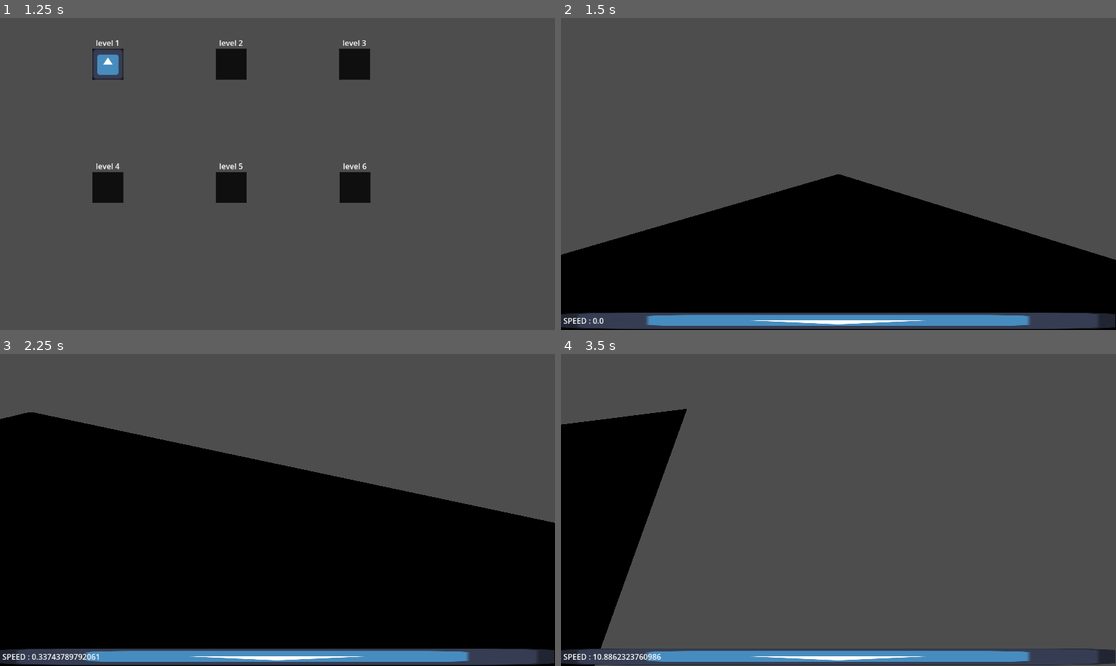
Above: before the commit, frames 1-4 (two rows, left to right).
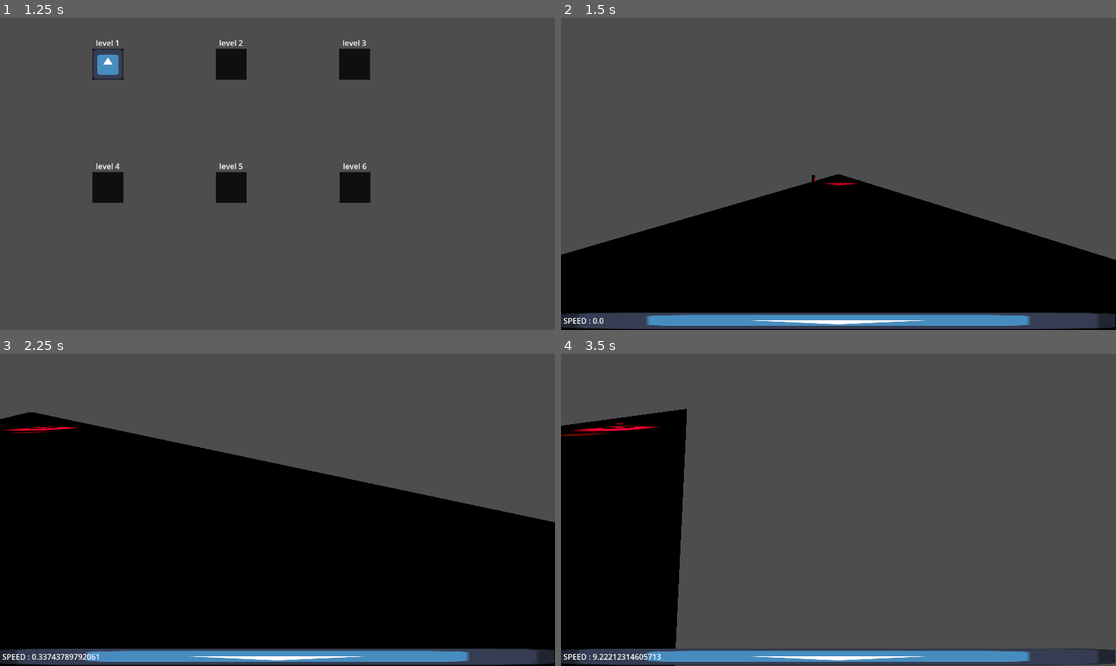
Above: after the commit, the same moments.

Repository: Lilianbazantay/Speed4Need
Game: Godot game, scene res://scenes/MainMenu/MainMenu.tscn
Same seed, same stepped clock (60 frames per second), same inputs: the game is played once before the commit and once after it. The engine's default icon, where the game draws it, is replaced by a stand-in: a white triangle on a blue panel in a dark square.
Inputs (mouse positions are in pixels of both pictures, inside the frame that each line leads up to):
- Up to frame 1 (1.25 s): click "PLAY" at 0.5 s
- Up to frame 2 (1.5 s): click (666, 64) at 1.27 s
- Up to frame 3 (2.25 s): tap Enter (ui_accept) at 2 s; move the mouse to (305, 510) at 2.02 s; hold W (move_forward) from 2.03 s (still down); tap Ctrl (crouch) at 2.1 s
- Up to frame 4 (3.5 s): keep holding W (move_forward); tap Space (jump) at 2.27, 3.02 s; move the mouse to (810, 510) at 2.77 s; tap Ctrl (crouch) at 2.85 s

Frame 1 is identical in both runs. In frame 2, less than 0.1% of the frame differs, in the area x 45-54%, y 50-54%; in frame 3, 0.2%; in frame 4, 5.6%, in the area x 0-23%, y 17-100%.

Commit message:
Feat: Add explosive

Diff:
--- a/scenes/Level/FlatMap/Map.tscn
+++ b/scenes/Level/FlatMap/Map.tscn
@@ -1,6 +1,8 @@
 [gd_scene format=3 uid="uid://btran1o8c36bv"]
 
 [ext_resource type="PackedScene" uid="uid://4xw4wuwq8afp" path="res://scenes/Player/Player.tscn" id="1_0cvc5"]
+[ext_resource type="PackedScene" uid="uid://ca4iu4vmd4rr1" path="res://scenes/Trap/ExplosiveTrap/Landmine.tscn" id="2_kqde4"]
+[ext_resource type="PackedScene" uid="uid://6j80vaf2ei38" path="res://scenes/Trap/ExplosiveTrap/Claymore.tscn" id="3_7ml2n"]
 
 [sub_resource type="BoxMesh" id="BoxMesh_bosas"]
 size = Vector3(10, 1, 1000)
@@ -26,3 +28,9 @@
 
 [node name="Player" parent="." unique_id=858882668 instance=ExtResource("1_0cvc5")]
 transform = Transform3D(1, 0, 0, 0, 1, 0, 0, 0, 1, 0.15653801, -3.8146973e-06, 498.08313)
+
+[node name="Landmine" parent="." unique_id=1545580023 instance=ExtResource("2_kqde4")]
+transform = Transform3D(0.99997854, -0.00044291085, 0.0065406435, 0.0004997778, 0.9999621, -0.008695048, -0.006536544, 0.008698131, 0.9999408, 0.57796955, 0.5435502, 466.56647)
+
+[node name="Claymore" parent="." unique_id=500929977 instance=ExtResource("3_7ml2n")]
+transform = Transform3D(1, 0, 0, 0, 1, 0, 0, 0, 1, -3.119422, 0.75492954, 471.33057)
--- a/scenes/Player/Player.gd
+++ b/scenes/Player/Player.gd
@@ -14,7 +14,6 @@
 var wall_jump_count = 2
 
 var is_crouching = false
-var crouch_boost = 2.0
 var friction_crouch_boost = 2.5
 
 var is_walking = false
@@ -122,8 +121,7 @@
 		friction += friction_crouch_boost
 		scale.y *= 0.5
 		$Head/Camera3D.scale *= 2
-		velocity.x += direction.x * crouch_boost
-		velocity.z += direction.z * crouch_boost
+
 	if Input.is_action_just_released("crouch"):
 		is_crouching = false
 		friction -= friction_crouch_boost
--- a/scenes/Player/Player.tscn
+++ b/scenes/Player/Player.tscn
@@ -14,6 +14,9 @@
 "
 
 [sub_resource type="QuadMesh" id="QuadMesh_tok1r"]
+
+[sub_resource type="CapsuleShape3D" id="CapsuleShape3D_bvqhm"]
+radius = 0.5966797
 
 [node name="Player" type="CharacterBody3D" unique_id=858882668]
 script = ExtResource("1_xhfnw")
@@ -98,4 +101,10 @@
 theme_override_font_sizes/normal_font_size = 35
 text = "PAUSE MENU"
 
+[node name="Area3D" type="Area3D" parent="." unique_id=340971583]
+
+[node name="CollisionShape3D" type="CollisionShape3D" parent="Area3D" unique_id=630651908]
+transform = Transform3D(1, 0, 0, 0, 1, 0, 0, 0, 1, 0, 1, 0)
+shape = SubResource("CapsuleShape3D_bvqhm")
+
 [connection signal="pressed" from="PauseMenu/Button" to="PauseMenu" method="_on_button_pressed"]
--- /dev/null
+++ b/scenes/Trap/ExplosiveTrap/Claymore.tscn
@@ -0,0 +1,86 @@
+[gd_scene format=3 uid="uid://6j80vaf2ei38"]
+
+[ext_resource type="Script" uid="uid://dxqlofpx8ypa5" path="res://scenes/Trap/ExplosiveTrap/claymore.gd" id="1_x1hmk"]
+[ext_resource type="AudioStream" uid="uid://cpoe7plxt8cpq" path="res://Assets/Explosion.mp3" id="2_mp55c"]
+[ext_resource type="PackedScene" uid="uid://d4idf3thl6eu1" path="res://Assets/Claymore.glb" id="2_x1hmk"]
+
+[sub_resource type="ConvexPolygonShape3D" id="ConvexPolygonShape3D_5slfi"]
+points = PackedVector3Array(-0.00019085407, -1, 1, -0.43402237, -1, 0.9009397, 0.43383157, -1, 0.9009397, -0.00019085407, 1, -0.00019574165, -0.78196555, -1, 0.62333596, 0.78177464, -1, 0.62333596, 0.974928, -1, 0.22239625, 0.974928, -1, -0.222592, 0.78177464, -1, -0.6235317, 0.43383157, -1, -0.90113544, -0.00019085407, -1, -1, -0.43402237, -1, -0.90113544, -0.78196555, -1, -0.6235317, -0.974928, -1, -0.222592, -0.974928, -1, 0.22239625)
+
+[sub_resource type="ParticleProcessMaterial" id="ParticleProcessMaterial_il7is"]
+inherit_velocity_ratio = 1.0
+velocity_pivot = Vector3(1, 0, 0)
+spread = 90.0
+initial_velocity_max = 12.88
+gravity = Vector3(0, 0, 0)
+turbulence_noise_strength = 0.96
+turbulence_noise_scale = 0.251
+turbulence_noise_speed_random = 4.0
+turbulence_influence_min = 0.0
+
+[sub_resource type="StandardMaterial3D" id="StandardMaterial3D_mp55c"]
+albedo_color = Color(0.69803923, 0.019607844, 0.14117648, 1)
+emission_enabled = true
+emission = Color(0.68573314, 8.4228816e-07, 3.85046e-07, 1)
+emission_energy_multiplier = 16.0
+emission_on_uv2 = true
+
+[sub_resource type="SphereMesh" id="SphereMesh_x1hmk"]
+material = SubResource("StandardMaterial3D_mp55c")
+radius = 0.25
+height = 0.5
+
+[sub_resource type="StandardMaterial3D" id="StandardMaterial3D_a7evd"]
+albedo_color = Color(0.36862746, 0.36862746, 0.36862746, 0.19215687)
+
+[sub_resource type="SphereMesh" id="SphereMesh_a7evd"]
+material = SubResource("StandardMaterial3D_a7evd")
+
+[node name="Claymore" type="Node3D" unique_id=1545580023]
+script = ExtResource("1_x1hmk")
+
+[node name="Area3D" type="Area3D" parent="." unique_id=1254252704]
+transform = Transform3D(1, 0, 0, 0, 1, 0, 0, 0, 1, 0, -0.46402133, 0)
+
+[node name="CollisionShape3D" type="CollisionShape3D" parent="Area3D" unique_id=365385760]
+transform = Transform3D(-8.742278e-08, -2, 0, 2, -8.742278e-08, 0, 0, 0, 2, 2, 0.449059, 0)
+shape = SubResource("ConvexPolygonShape3D_5slfi")
+
+[node name="SpotLight3D" type="SpotLight3D" parent="." unique_id=2119882536]
+transform = Transform3D(-4.371139e-08, 0, -1, 0, 1, 0, 1, 0, -4.371139e-08, 0.17893845, -0.017120242, 0)
+light_color = Color(0.74538225, 0.11473244, 0.0016841913, 1)
+light_energy = 16.0
+spot_range = 4.331413
+spot_angle = 27.48883
+
+[node name="AudioStreamPlayer3D" type="AudioStreamPlayer3D" parent="." unique_id=162026806]
+stream = ExtResource("2_mp55c")
+
+[node name="RedParticule" type="GPUParticles3D" parent="." unique_id=2053177228]
+transform = Transform3D(-0.11079244, -0.99384356, 0, 0.99384356, -0.11079244, 0, 0, 0, 1, 0, 0, 0)
+emitting = false
+amount = 1000
+lifetime = 0.61
+one_shot = true
+process_material = SubResource("ParticleProcessMaterial_il7is")
+draw_pass_1 = SubResource("SphereMesh_x1hmk")
+
+[node name="GreyParticule" type="GPUParticles3D" parent="." unique_id=293308875]
+transform = Transform3D(-0.11079244, -0.99384356, 0, 0.99384356, -0.11079244, 0, 0, 0, 1, 0, 0, 0)
+emitting = false
+amount = 1000
+lifetime = 0.61
+one_shot = true
+process_material = SubResource("ParticleProcessMaterial_il7is")
+draw_pass_1 = SubResource("SphereMesh_a7evd")
+
+[node name="Claymore" parent="." unique_id=1164571462 instance=ExtResource("2_x1hmk")]
+transform = Transform3D(1, 0, 0, 0, 1, 0, 0, 0, 1, 0, -0.46402133, 0)
+
+[node name="OmniLight3D" type="OmniLight3D" parent="." unique_id=1964921771]
+transform = Transform3D(1, 0, 0, 0, 1, 0, 0, 0, 1, 0.25145102, -0.008433759, 0)
+light_color = Color(0.78891283, 2.9600412e-06, 7.70092e-07, 1)
+light_energy = 16.0
+omni_range = 0.4414757
+
+[connection signal="area_entered" from="Area3D" to="." method="_on_area_3d_area_entered"]
--- /dev/null
+++ b/scenes/Trap/ExplosiveTrap/Landmine.tscn
@@ -0,0 +1,85 @@
+[gd_scene format=3 uid="uid://ca4iu4vmd4rr1"]
+
+[ext_resource type="Script" uid="uid://b2lxtw0tw8nkk" path="res://scenes/Trap/ExplosiveTrap/landmine.gd" id="1_g2cit"]
+[ext_resource type="Script" uid="uid://blikxypp3r7vd" path="res://scenes/Trap/ExplosiveTrap/area_3d_land_mine.gd" id="2_bk2ym"]
+[ext_resource type="AudioStream" uid="uid://cpoe7plxt8cpq" path="res://Assets/Explosion.mp3" id="2_gk2mg"]
+[ext_resource type="AudioStream" uid="uid://bu7ibcq7adc8j" path="res://Assets/Bip.mp3" id="4_6l3gk"]
+[ext_resource type="PackedScene" uid="uid://cckgsnrwhrr1" path="res://Assets/LandMine.glb" id="5_jtlla"]
+
+[sub_resource type="SphereShape3D" id="SphereShape3D_g2cit"]
+radius = 3.0
+
+[sub_resource type="ParticleProcessMaterial" id="ParticleProcessMaterial_gk2mg"]
+inherit_velocity_ratio = 1.0
+velocity_pivot = Vector3(1, 0, 0)
+spread = 90.0
+initial_velocity_max = 12.88
+gravity = Vector3(0, 0, 0)
+turbulence_noise_strength = 0.96
+turbulence_noise_scale = 0.251
+turbulence_noise_speed_random = 4.0
+turbulence_influence_min = 0.0
+
+[sub_resource type="StandardMaterial3D" id="StandardMaterial3D_il7is"]
+albedo_color = Color(0.69803923, 0.019607844, 0.14117648, 1)
+emission_enabled = true
+emission = Color(0.68573314, 8.4228816e-07, 3.85046e-07, 1)
+emission_energy_multiplier = 16.0
+emission_on_uv2 = true
+
+[sub_resource type="SphereMesh" id="SphereMesh_bk2ym"]
+material = SubResource("StandardMaterial3D_il7is")
+radius = 0.25
+height = 0.5
+
+[sub_resource type="StandardMaterial3D" id="StandardMaterial3D_mp55c"]
+albedo_color = Color(0.36862746, 0.36862746, 0.36862746, 0.19215687)
+
+[sub_resource type="SphereMesh" id="SphereMesh_6l3gk"]
+material = SubResource("StandardMaterial3D_mp55c")
+
+[node name="Landmine" type="Node3D" unique_id=1545580023]
+script = ExtResource("1_g2cit")
+
+[node name="Area3D" type="Area3D" parent="." unique_id=1254252704]
+script = ExtResource("2_bk2ym")
+
+[node name="CollisionShape3D" type="CollisionShape3D" parent="Area3D" unique_id=446685629]
+shape = SubResource("SphereShape3D_g2cit")
+
+[node name="OmniLight3D" type="OmniLight3D" parent="." unique_id=2026348685]
+transform = Transform3D(1, 0, 0, 0, 1, 0, 0, 0, 1, 0, 0.5312482, 0)
+light_color = Color(1, 0, 0.16078432, 1)
+light_energy = 16.0
+light_volumetric_fog_energy = 7.667
+omni_range = 3.0
+
+[node name="AudioStreamPlayer3D" type="AudioStreamPlayer3D" parent="." unique_id=1294321848]
+stream = ExtResource("2_gk2mg")
+
+[node name="RedParticule" type="GPUParticles3D" parent="." unique_id=882254656]
+transform = Transform3D(-0.11079244, -0.99384356, 0, 0.99384356, -0.11079244, 0, 0, 0, 1, 0, 0, 0)
+emitting = false
+amount = 1000
+lifetime = 0.61
+one_shot = true
+process_material = SubResource("ParticleProcessMaterial_gk2mg")
+draw_pass_1 = SubResource("SphereMesh_bk2ym")
+
+[node name="GreyParticule" type="GPUParticles3D" parent="." unique_id=1341126183]
+transform = Transform3D(-0.11079244, -0.99384356, 0, 0.99384356, -0.11079244, 0, 0, 0, 1, 0, 0, 0)
+emitting = false
+amount = 1000
+lifetime = 0.61
+one_shot = true
+process_material = SubResource("ParticleProcessMaterial_gk2mg")
+draw_pass_1 = SubResource("SphereMesh_6l3gk")
+
+[node name="BipSound" type="AudioStreamPlayer3D" parent="." unique_id=92223015]
+stream = ExtResource("4_6l3gk")
+
+[node name="LandMine" parent="." unique_id=1286024441 instance=ExtResource("5_jtlla")]
+transform = Transform3D(1, 0, 0, 0, 1, 0, 0, 0, 1, 0, -0.5, 0)
+
+[connection signal="area_entered" from="Area3D" to="Area3D" method="_on_area_entered"]
+[connection signal="area_exited" from="Area3D" to="." method="_on_area_3d_area_exited"]
--- /dev/null
+++ b/scenes/Trap/ExplosiveTrap/area_3d_land_mine.gd
@@ -0,0 +1,9 @@
+extends Area3D
+
+@onready var bip_sound: AudioStreamPlayer3D = $"../BipSound"
+
+func _on_area_entered(_area: Area3D) -> void:
+	print("AREA ENTERED")
+	if bip_sound != null:
+		print("PLAY")
+		bip_sound.play()
--- /dev/null
+++ b/scenes/Trap/ExplosiveTrap/claymore.gd
@@ -0,0 +1,20 @@
+extends Node3D
+
+@export var explosion_force := 50.0
+@onready var Explosion : AudioStreamPlayer3D = $AudioStreamPlayer3D
+@onready var RedParticule : GPUParticles3D = $RedParticule
+@onready var GreyParticule : GPUParticles3D = $GreyParticule
+
+func _on_area_3d_area_entered(area: Area3D) -> void:
+	if area.get_parent() is CharacterBody3D:
+		var player := area.get_parent()
+
+		var direction = (player.global_position - global_position).normalized()
+		player.velocity += direction * explosion_force
+		if Explosion != null :
+			Explosion.play()
+		if RedParticule != null && GreyParticule != null :
+			RedParticule.emitting = true
+			GreyParticule.emitting = true
+		await get_tree().create_timer(1.5).timeout
+		queue_free()
--- /dev/null
+++ b/scenes/Trap/ExplosiveTrap/landmine.gd
@@ -0,0 +1,20 @@
+extends Node3D
+
+@export var explosion_force := 50.0
+@onready var Explosion : AudioStreamPlayer3D = $AudioStreamPlayer3D
+@onready var RedParticule : GPUParticles3D = $RedParticule
+@onready var GreyParticule : GPUParticles3D = $GreyParticule
+
+func _on_area_3d_area_exited(area: Area3D) -> void:
+	if area.get_parent() is CharacterBody3D:
+		var player := area.get_parent()
+
+		var direction = (player.global_position - global_position).normalized()
+		player.velocity += direction * explosion_force
+		if Explosion != null :
+			Explosion.play()
+		if RedParticule != null && GreyParticule != null :
+			RedParticule.emitting = true
+			GreyParticule.emitting = true
+		await get_tree().create_timer(1.5).timeout
+		queue_free()
Not shown, added: Assets/Bip.mp3.import
Binary file added: Assets/Claymore.glb
Not shown, added: Assets/Claymore.glb.import
Not shown, added: Assets/Cone.obj
Not shown, added: Assets/Cone.obj.import
Not shown, added: Assets/EXPLOOOOSION.mp3.import
Not shown, added: Assets/Explosion.mp3.import
Binary file added: Assets/LandMine.glb
Not shown, added: Assets/LandMine.glb.import
Not shown, added: Explosion.mp3.import
Not shown, added: scenes/Trap/ExplosiveTrap/area_3d_land_mine.gd.uid
Not shown, added: scenes/Trap/ExplosiveTrap/claymore.gd.uid
(and 5 more such lines)
